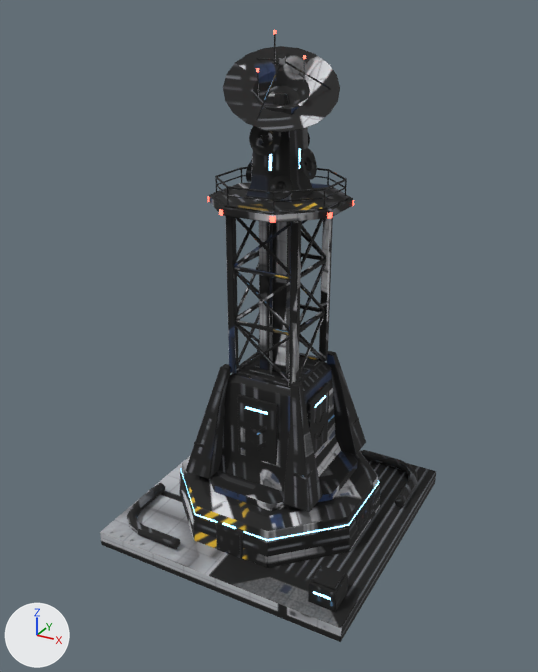
One commit to the glTF model models/建築/重製_通訊塔.glb: the scene before it, then after it.
Both versions are drawn from a camera (50 mm lens) standing at (12.9, -24.3, 20.7) and looking at (-0.1, -0.6, 8.9). The lights are fixed; the arrows at lower left show +X, +Y and +Z. The first picture is the older version. Vertices at exactly the same position are counted once.

In view in the first picture: 'Comm_Mesh'.
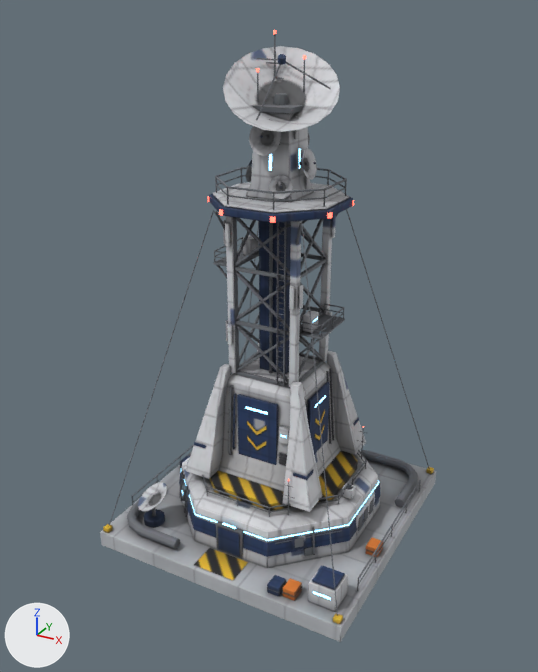
Edits to the bpy script that builds the scene:
```text
Change me_comm_mesh:
    used by ob_comm_mesh; location = (0.0, 0.0, 0.0)
    remove me_comm_mesh.from_pydata(...)  # 6142 vertices, 11584 faces; spans x -5.5..5.5, y -5.6..5.6, z 0.0..20.0
    add me_comm_mesh.from_pydata(...)  # 14970 vertices, 28120 faces; spans x -5.5..5.5, y -5.6..5.6, z 0.0..20.0
    me_comm_mesh part 1: the loose piece of 24 vertices spanning x 4.0..4.1, y -1.0..1.0, z 0.9..1.9 is copied, and the copy is scaled about its middle by (3.14, 0.205, 0.376), then moved by (-0.5, -0.7, 1.4); it spans x 3.4..3.8, y -0.9..-0.5, z 2.6..3.0
    me_comm_mesh part 2: the loose piece of 24 vertices spanning x 4.0..4.9, y -4.9..-4.0, z 1.6..1.7 is copied, and the copy is multiplied about its middle by the matrix ((0.425, -0.049, 0.422), (0.425, 0.049, -0.422), (0.0, 0.597, 0.069)), then moved by (-1.9, 1.3, 0.0); it spans x 2.4..2.8, y -3.4..-2.9, z 1.3..1.9
    me_comm_mesh part 3: the loose piece of 24 vertices spanning x -0.6..0.6, y -4.2..-4.0, z 0.7..2.0 is copied, and the copy is scaled about its middle by (0.0179, 0.264, 1.04), then moved by (-2.7, 1.0, 0.2); it spans x -2.8..-2.6, y -3.2..-3.0, z 0.8..2.2
    me_comm_mesh part 4: 46 vertices moved within x -0.9..1.1, y -1.1..1.1, z 14.7..16.9; 542 vertices removed from x -4.1..4.1, y -2.2..4.1, z 1.1..18.7; 8618 vertices added at x -5.4..5.4, y -5.5..5.5, z 0.7..18.6
    me_comm_mesh part 5: 8873 kept faces spanning x -5.5..5.5, y -5.6..5.6, z 0.0..20.0 get new texture (UV) coordinates
    other edits to the shape of me_comm_mesh do not show in these pictures
```

What differs and where, as boxes [x1, y1, x2, y2] in the pictures (538 x 672 px):
part 1 of me_comm_mesh, added
    after: [342, 483, 356, 499]
part 2 of me_comm_mesh, added
    after: [292, 535, 305, 550]
part 3 of me_comm_mesh, added
    after: [185, 490, 190, 517]
part 4 of me_comm_mesh, reshaped
    before: [215, 46, 374, 531]
    after: [103, 46, 434, 624]
part 5 of me_comm_mesh, surface changed (black to grey)
    both: [100, 33, 436, 642]
